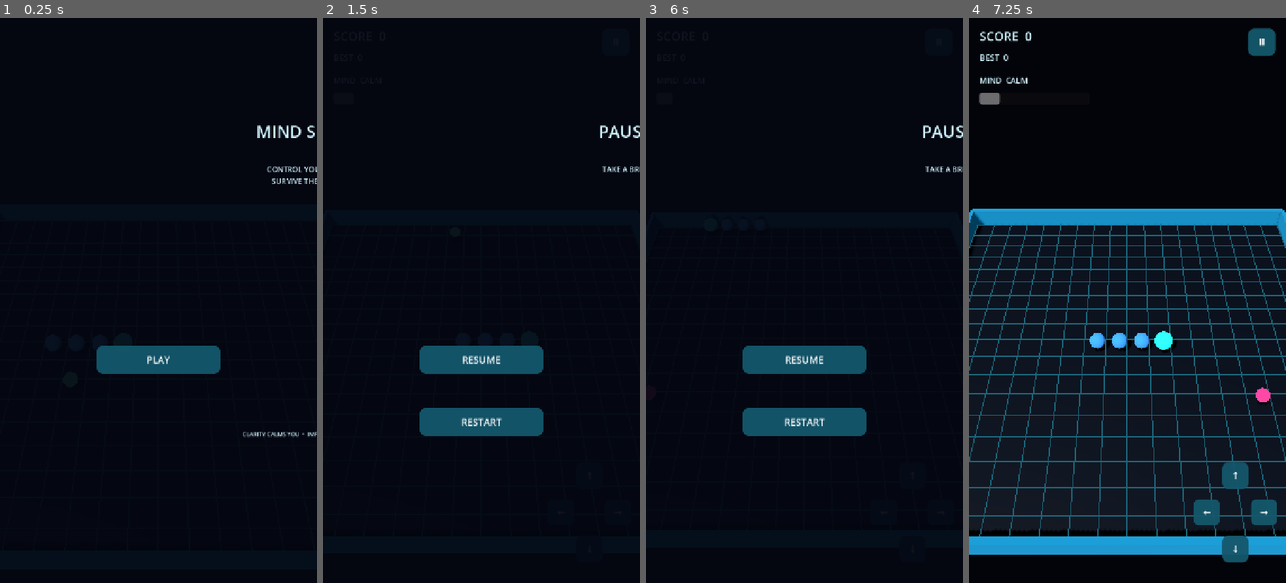
Above: before the commit, frames 1-4 (left to right).
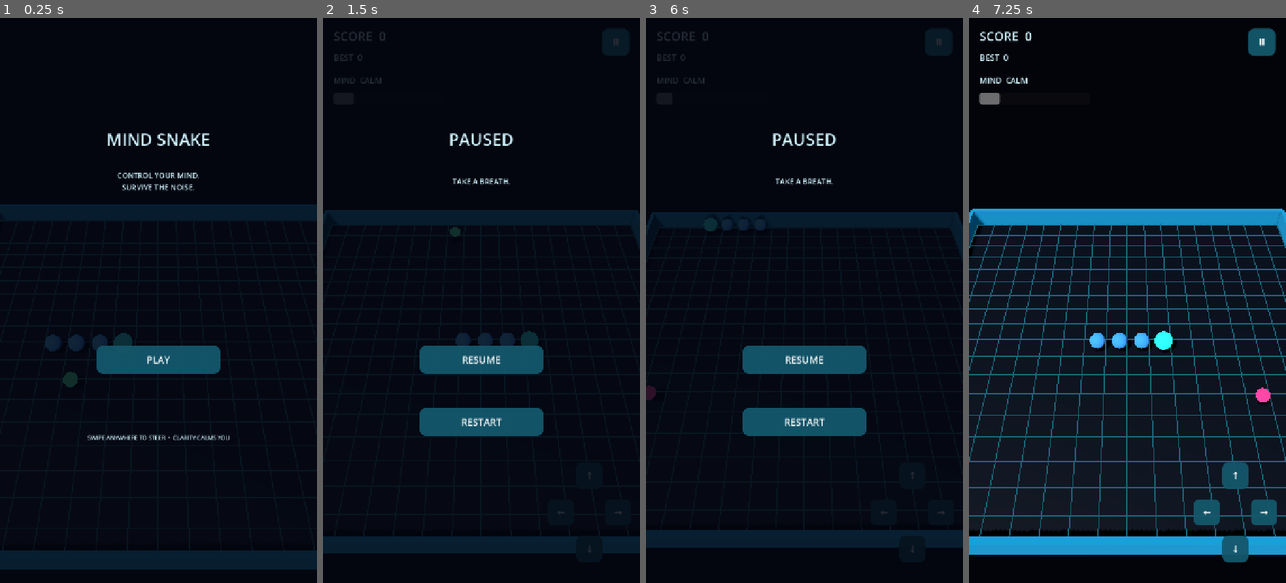
Above: after the commit, the same moments.

Repository: inkbymuntaha-alt/mind-snake-3d
Game: Godot game, scene res://scenes/main.tscn
Same seed, same stepped clock (60 frames per second), same inputs: the game is played once before the commit and once after it.
Inputs:
- Up to frame 1 (0.25 s): no input
- Up to frame 2 (1.5 s): click "PLAY" at 0.5 s; click "Ⅱ" at 1.25 s
- Up to frame 3 (6 s): click "RESTART" at 2 s; click "↑" at 2.75 s; click "↓" at 3.5 s; click "←" at 4.25 s; click "→" at 5 s; click "Ⅱ" at 5.75 s
- Up to frame 4 (7.25 s): click "RESTART" at 6.5 s

The runs differ from the first frame. In frame 1, 1.8% of the frame differs, in the area x 19-100%, y 19-75%; in frame 2, 0.8%; in frame 3, 0.8%; in frame 4, nothing differs.

Commit message:
Fix responsive overlays and improve touch guidance

Diff:
--- a/scripts/ui_controller.gd
+++ b/scripts/ui_controller.gd
@@ -49,7 +49,7 @@
     menu_panel = _panel(root)
     _add_title(menu_panel, "MIND SNAKE", "CONTROL YOUR MIND.\nSURVIVE THE NOISE.")
     _add_button_center(menu_panel, "PLAY", 0.58, _start_game)
-    _add_small_text(menu_panel, "CLARITY CALMS YOU  •  IMPULSE REWARDS YOU", 0.73)
+    _add_small_text(menu_panel, "SWIPE ANYWHERE TO STEER  •  CLARITY CALMS YOU", 0.73)
     pause_panel = _panel(root)
     _add_title(pause_panel, "PAUSED", "TAKE A BREATH.")
     _add_button_center(pause_panel, "RESUME", 0.58, _pause_game)
@@ -67,27 +67,35 @@
     label.size = box_size
     label.add_theme_font_size_override("font_size", font_size)
     label.add_theme_color_override("font_color", Color(0.82, 0.96, 1.0))
+    label.autowrap_mode = TextServer.AUTOWRAP_WORD_SMART
     return label
 
 func _panel(parent: Control) -> Control:
     var panel := ColorRect.new()
-    panel.color = Color(0.015, 0.025, 0.065, 0.94)
+    panel.color = Color(0.015, 0.025, 0.065, 0.84)
     panel.set_anchors_and_offsets_preset(Control.PRESET_FULL_RECT)
     parent.add_child(panel)
     return panel
 
 func _add_title(panel: Control, title_text: String, subtitle: String) -> void:
-    var title := _label(title_text, 38, Vector2.ZERO, Vector2(680, 90))
+    var title_size := 32 if title_text == "MIND OVERLOADED" else 38
+    var title := _label(title_text, title_size, Vector2.ZERO, Vector2.ZERO)
     title.horizontal_alignment = HORIZONTAL_ALIGNMENT_CENTER
+    title.vertical_alignment = VERTICAL_ALIGNMENT_CENTER
     title.anchor_left = 0.0
     title.anchor_right = 1.0
+    title.offset_left = 12
+    title.offset_right = -12
     title.offset_top = 230
     title.offset_bottom = 320
     panel.add_child(title)
-    var sub := _label(subtitle, 17, Vector2.ZERO, Vector2(680, 80))
+    var sub := _label(subtitle, 17, Vector2.ZERO, Vector2.ZERO)
     sub.horizontal_alignment = HORIZONTAL_ALIGNMENT_CENTER
+    sub.vertical_alignment = VERTICAL_ALIGNMENT_CENTER
     sub.anchor_left = 0.0
     sub.anchor_right = 1.0
+    sub.offset_left = 16
+    sub.offset_right = -16
     sub.offset_top = 330
     sub.offset_bottom = 410
     panel.add_child(sub)
@@ -128,12 +136,16 @@
     button.pressed.connect(callback)
 
 func _add_small_text(panel: Control, text_value: String, y_ratio: float) -> void:
-    var label := _label(text_value, 13, Vector2.ZERO, Vector2(680, 35))
+    var label := _label(text_value, 13, Vector2.ZERO, Vector2.ZERO)
     label.horizontal_alignment = HORIZONTAL_ALIGNMENT_CENTER
+    label.vertical_alignment = VERTICAL_ALIGNMENT_CENTER
     label.anchor_left = 0.0
     label.anchor_right = 1.0
+    label.offset_left = 12
+    label.offset_right = -12
     label.anchor_top = y_ratio
     label.anchor_bottom = y_ratio
+    label.offset_bottom = 35
     panel.add_child(label)
 
 func _add_dpad(parent: Control) -> void:
